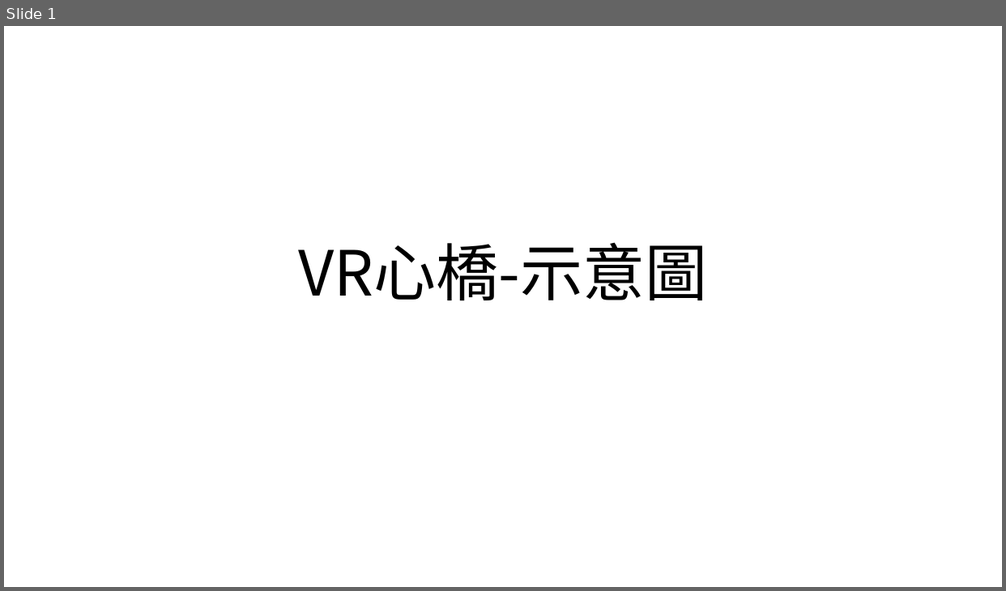
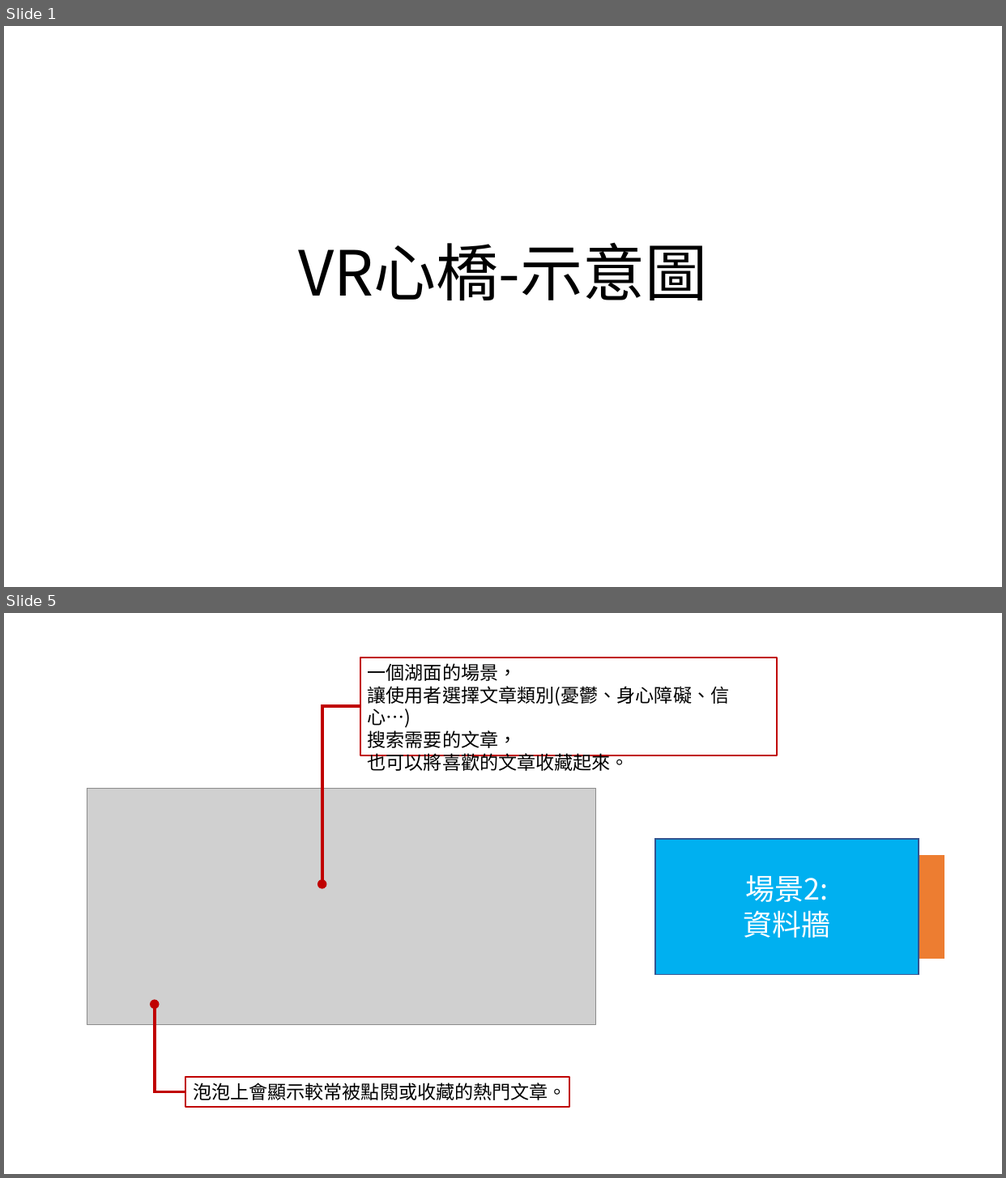
Before and after one commit to StevenShih-0402/Plan, a slide deck: media/image/心橋/心橋-平面圖.pptx. Shown one above the other, each under a label of ours: slide 1 before the commit, slides 1 and 5 after it; the slides between them are not shown. The pictures are 1006x591 and 1006x1178 pixels, drawn with LibreOffice and Linux fonts; fonts in the diff are those of the drawing; grey boxes stand for pictures. Boxes give left, top, right and bottom in pixels: in the first picture for what was removed or moved away, otherwise in the second. Text is boxed around its words. In the diff, an @@ line names an element or a change of style, - is before the commit and + after.

```diff
--- a/media/image/心橋/心橋-平面圖.pptx
+++ b/media/image/心橋/心橋-平面圖.pptx
@@ slide 5 added at (4, 613, 1002, 1174), background #FFFFFF @@
@@ rectangle added at (360, 658, 778, 756), outline #C00000 1.5 pt, 18 pt, text #000000 @@
+一個湖面的場景，
+讓使用者選擇文章類別(憂鬱、身心障礙、信心…)
+搜索需要的文章，
+也可以將喜歡的文章收藏起來。
@@ elbow arrow added from (360, 707) to (322, 884), #C00000 3 pt @@
@@ picture added at (87, 788, 595, 1024) @@
@@ rectangle added at (655, 839, 918, 975), fill #00B0F0, outline #325491 1 pt @@
@@ rectangle added at (919, 855, 944, 958), fill #ED7D31, outline #ED7D31 1 pt @@
@@ text added at (744, 875, 831, 938), 28 pt, text #FFFFFF @@
+場景2:
+資料牆
@@ elbow arrow added from (185, 1093) to (155, 1004), #C00000 3 pt @@
@@ rectangle added at (185, 1077, 569, 1107), outline #C00000 1.5 pt, 18 pt, text #000000 @@
+泡泡上會顯示較常被點閱或收藏的熱門文章。
```
Also in this commit, not shown: 3 slides changed, 5 other slides added, 7 slides removed, 20 other files.
